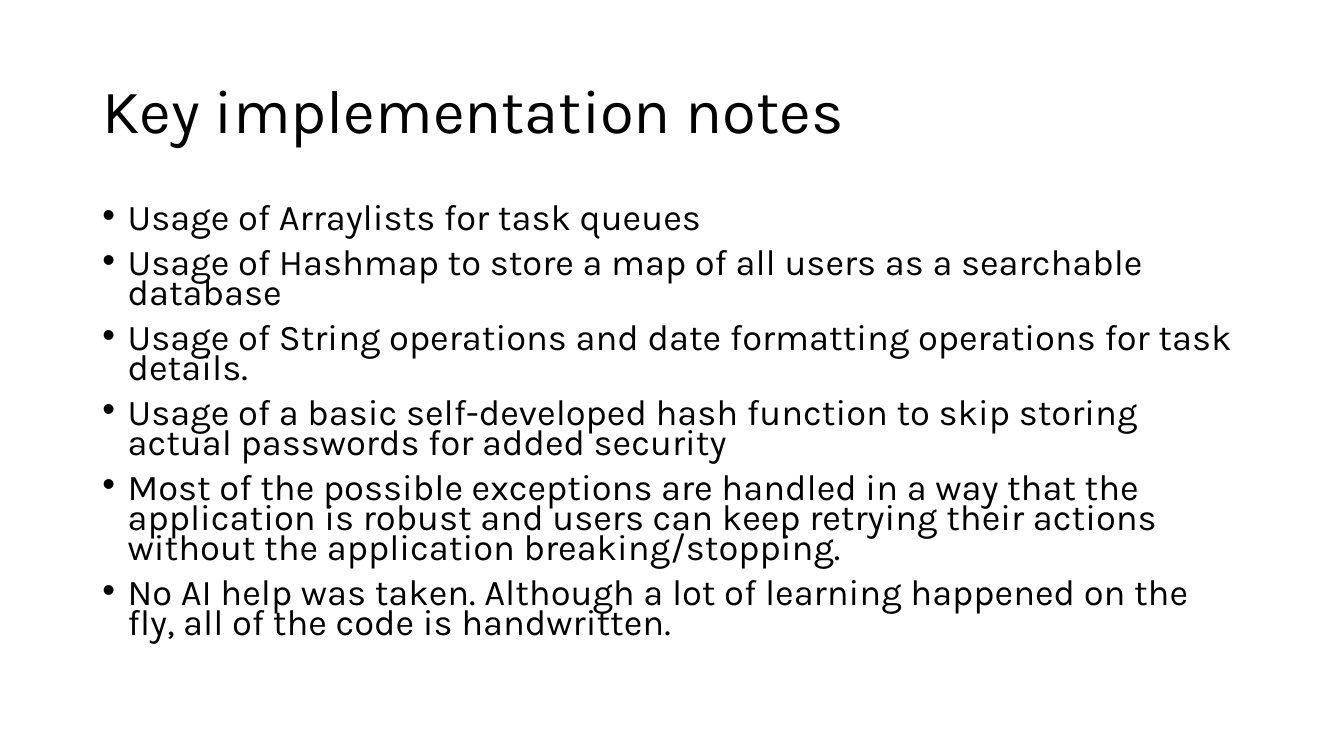
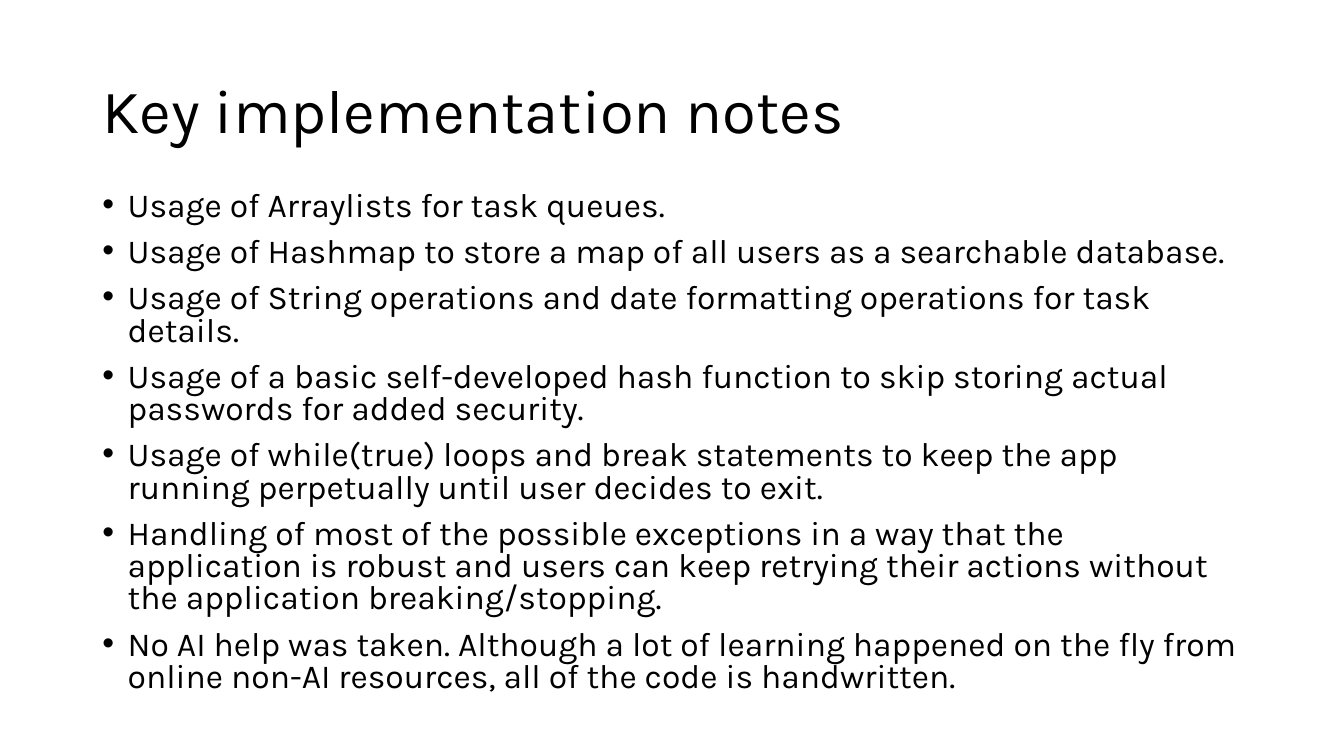
Before and after one commit to Avinash-p/Project-Task-Tracker, a slide deck: slide 9 of resources/High Level Design.pptx (slide 8 before the commit). Drawn at 1344x756 pixels with LibreOffice and Linux fonts; fonts in the diff are those of the drawing. Boxes give left, top, right and bottom in pixels: in the first picture for what was removed or moved away, otherwise in the second. Text is boxed around its words. In the diff, an @@ line names an element or a change of style, - is before the commit and + after.

```diff
--- a/resources/High Level Design.pptx
+++ b/resources/High Level Design.pptx
@@ text "Usage of Arraylists for task ...": place and size @@
-text "Usage of Arraylists for task ..." at bbox=[128, 205, 1231, 644]
+text "Usage of Arraylists for task ..." at bbox=[128, 194, 1236, 692]
@@ text at bbox=[128, 194, 1225, 272]: text changed; size 25.9 to 24 pt @@
-• Usage of Arraylists for task queues
-• Usage of Hashmap to store a map of all users as a searchable database
+• Usage of Arraylists for task queues.
+• Usage of Hashmap to store a map of all users as a searchable database.
@@ text at bbox=[128, 286, 1151, 343]: size 25.9 to 24 pt in "Usage of String operations and date formatting ..."; line spacing 0.7 to 0.8 @@
@@ text at bbox=[128, 365, 1236, 692]: text changed; size 25.9 to 24 pt @@
-• Usage of a basic self-developed hash function to skip storing actual passwords for added security
-• Most of the possible exceptions are handled in a way that the application is robust and users can keep retrying their actions without the application breaking/stopping.
-• No AI help was taken. Although a lot of learning happened on the fly, all of the code is handwritten.
+• Usage of a basic self-developed hash function to skip storing actual passwords for added security.
+• Usage of while(true) loops and break statements to keep the app running perpetually until user decides to exit.
+• Handling of most of the possible exceptions in a way that the application is robust and users can keep retrying their actions without the application breaking/stopping.
+• No AI help was taken. Although a lot of learning happened on the fly from online non-AI resources, all of the code is handwritten.
```
Also in this commit, not shown: 1 other slide changed, 1 slide added, 4 other files.
